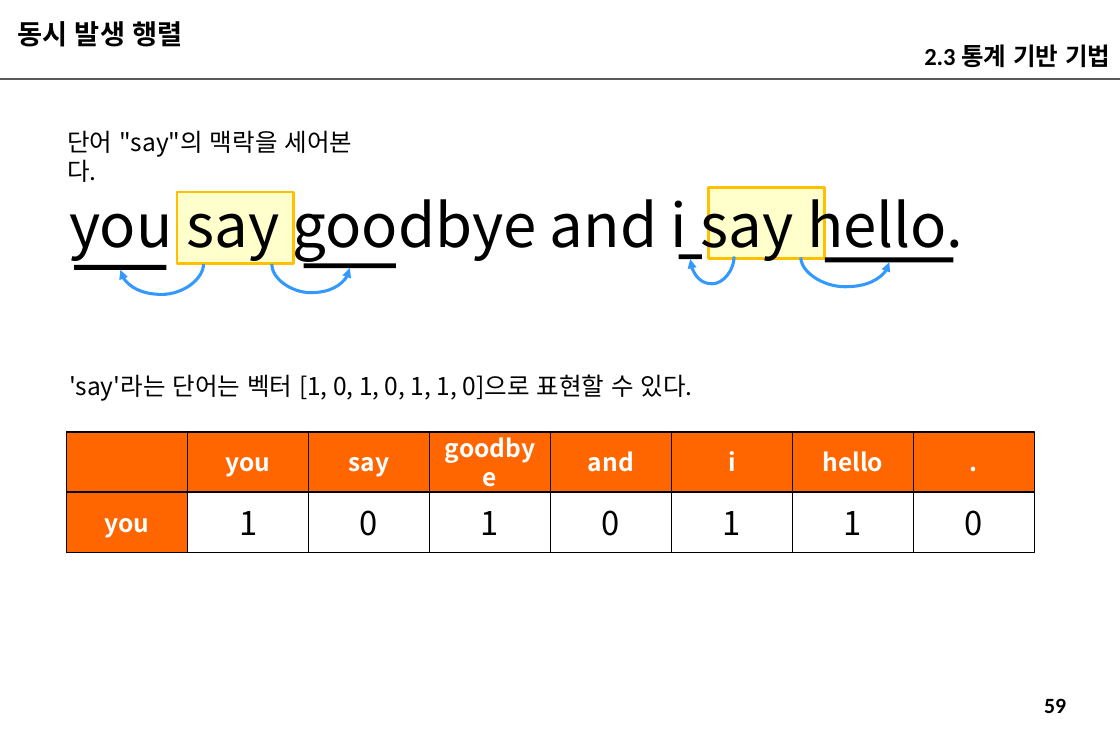
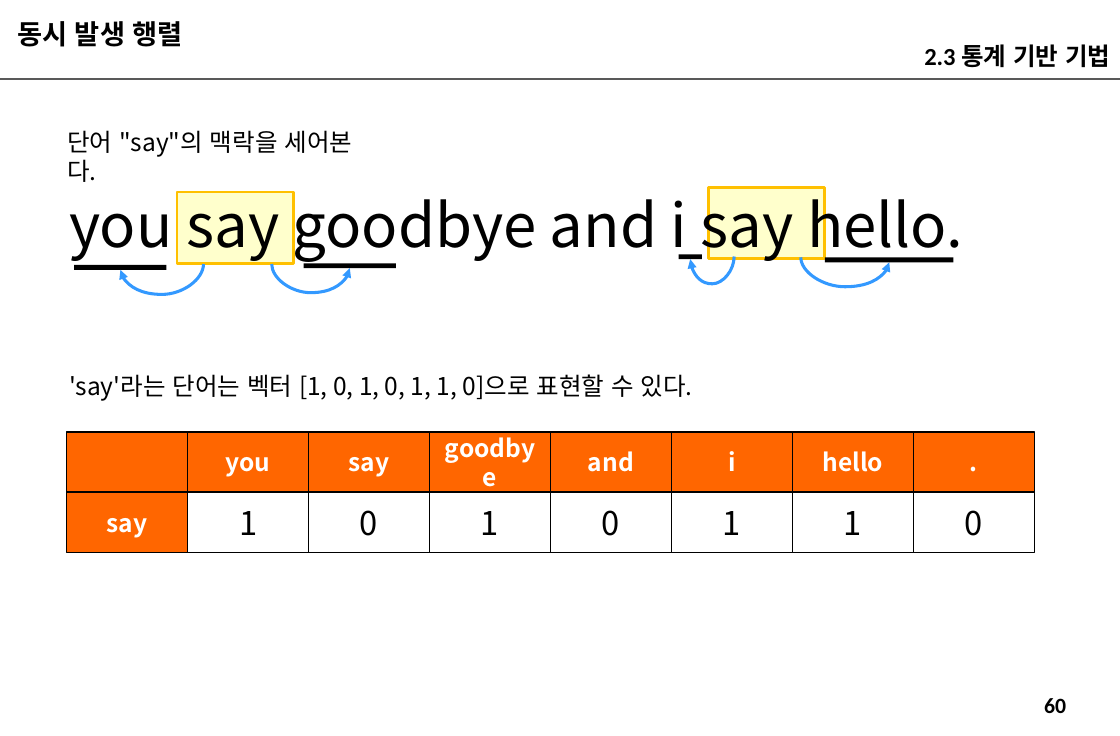
Before and after one commit to imguru-mooc/deep_learning_nlp, a slide deck: slide 60 of 인공지능_자연어처리_2_판서.pptx (slide 59 before the commit). Drawn at 1120x736 pixels with LibreOffice and Linux fonts; fonts in the diff are those of the drawing. Boxes give left, top, right and bottom in pixels: in the first picture for what was removed or moved away, otherwise in the second. Text is boxed around its words. In the diff, an @@ line names an element or a change of style, - is before the commit and + after.

```diff
--- a/인공지능_자연어처리_2_판서.pptx
+++ b/인공지능_자연어처리_2_판서.pptx
@@ text in rectangle at [107,518,148,538]: text changed @@
-you
+say
@@ page number at [1044,698,1066,713]: text changed @@
-59
+60
```
Also in this commit, not shown: 9 other slides changed, 1 slide added.
